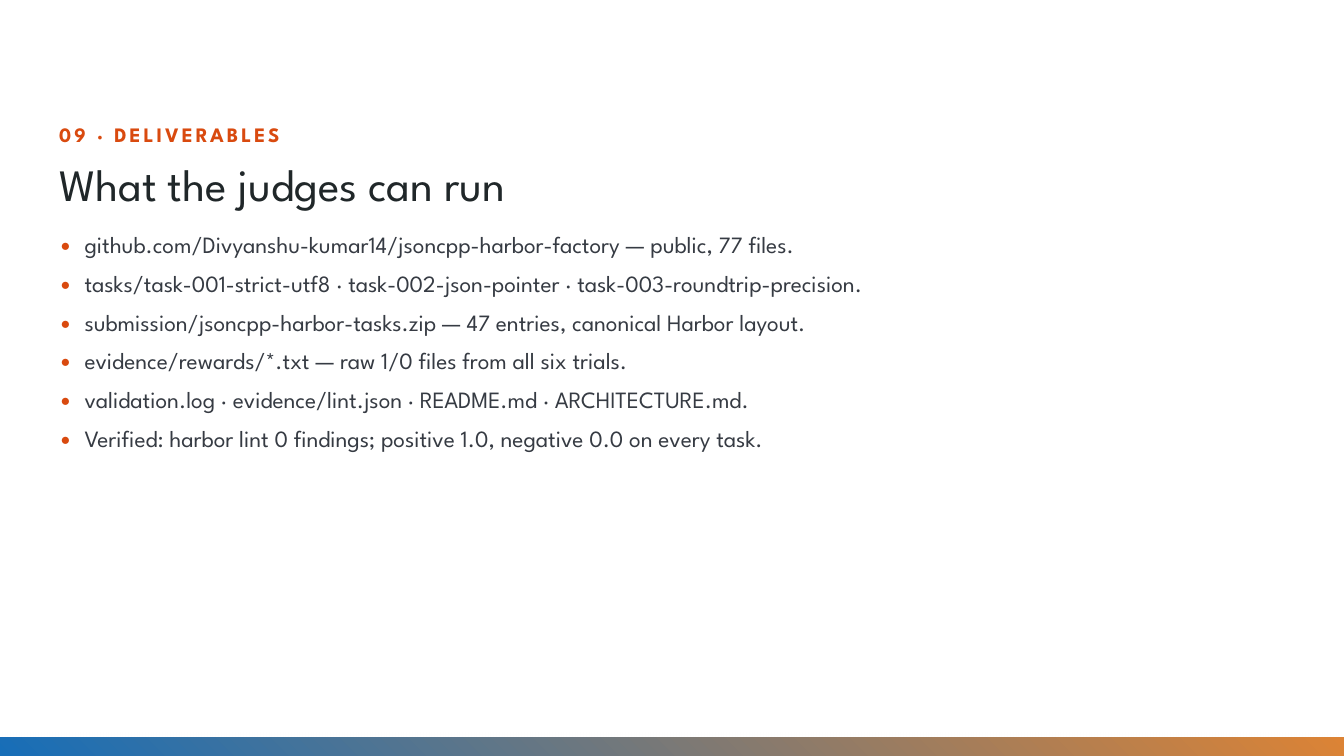
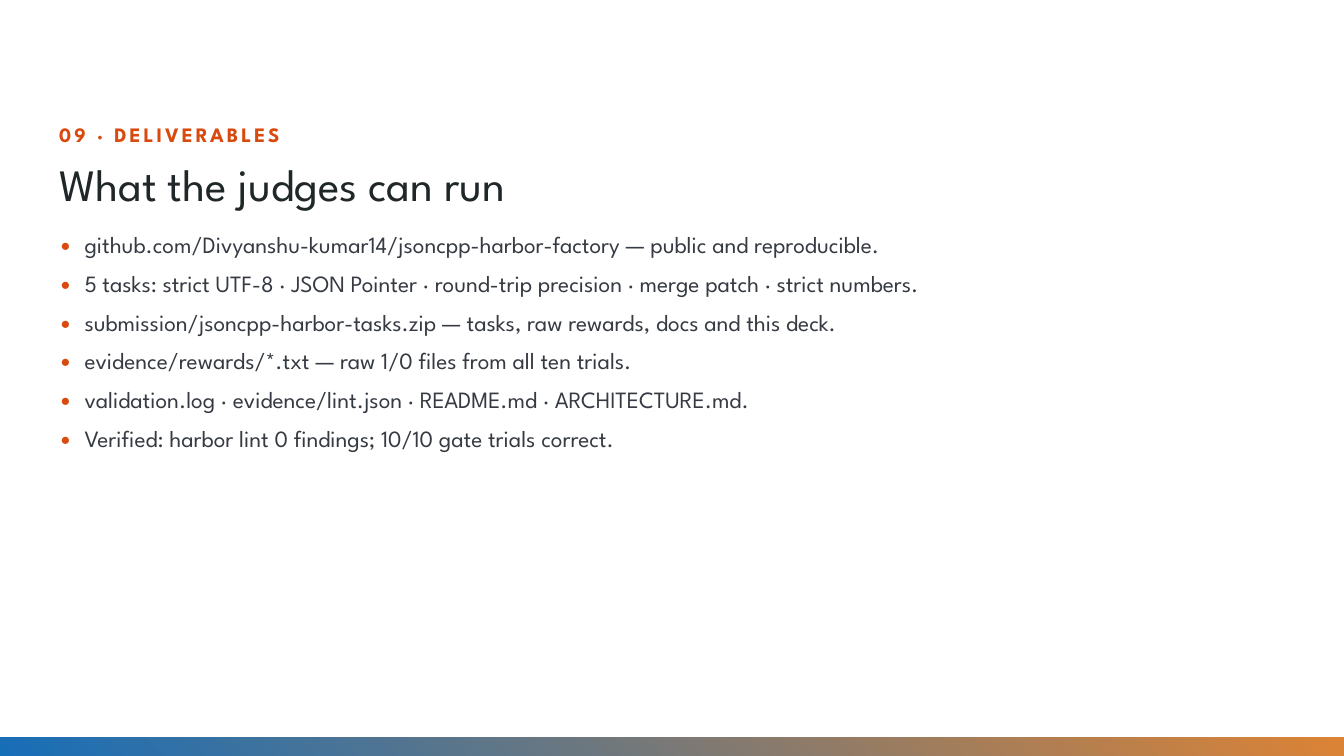
Before and after one commit to Divyanshu-kumar14/jsoncpp-harbor-factory, a slide deck: slide 10 of submission/Innodata_IDEA_SUBMISSION_jsoncpp.pptx. Drawn at 1344x756 pixels with LibreOffice and Linux fonts; fonts in the diff are those of the drawing; background and template pictures are left out. Boxes give left, top, right and bottom in pixels: in the first picture for what was removed or moved away, otherwise in the second. Text is boxed around its words. In the diff, an @@ line names an element or a change of style, - is before the commit and + after.

Commit message:
feat: add merge-patch and strict-number tasks; ship 5-task validated submission with audit

```diff
--- a/submission/Innodata_IDEA_SUBMISSION_jsoncpp.pptx
+++ b/submission/Innodata_IDEA_SUBMISSION_jsoncpp.pptx
@@ text at bbox=[85, 236, 919, 372]: text changed @@
-• github.com/Divyanshu-kumar14/jsoncpp-harbor-factory — public, 77 files.
-• tasks/task-001-strict-utf8 · task-002-json-pointer · task-003-roundtrip-precision.
-• submission/jsoncpp-harbor-tasks.zip — 47 entries, canonical Harbor layout.
-• evidence/rewards/*.txt — raw 1/0 files from all six trials.
+• github.com/Divyanshu-kumar14/jsoncpp-harbor-factory — public and reproducible.
+• 5 tasks: strict UTF-8 · JSON Pointer · round-trip precision · merge patch · strict numbers.
+• submission/jsoncpp-harbor-tasks.zip — tasks, raw rewards, docs and this deck.
+• evidence/rewards/*.txt — raw 1/0 files from all ten trials.
@@ text at bbox=[85, 430, 614, 452]: text changed @@
-• Verified: harbor lint 0 findings; positive 1.0, negative 0.0 on every task.
+• Verified: harbor lint 0 findings; 10/10 gate trials correct.
```
Also in this commit, not shown: 5 other slides changed, 46 other files.
